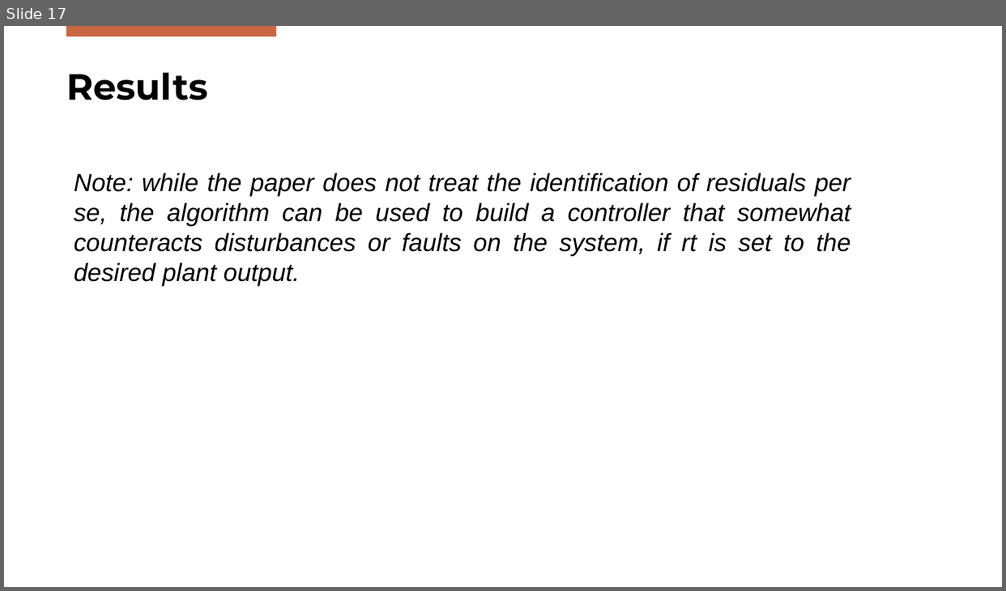
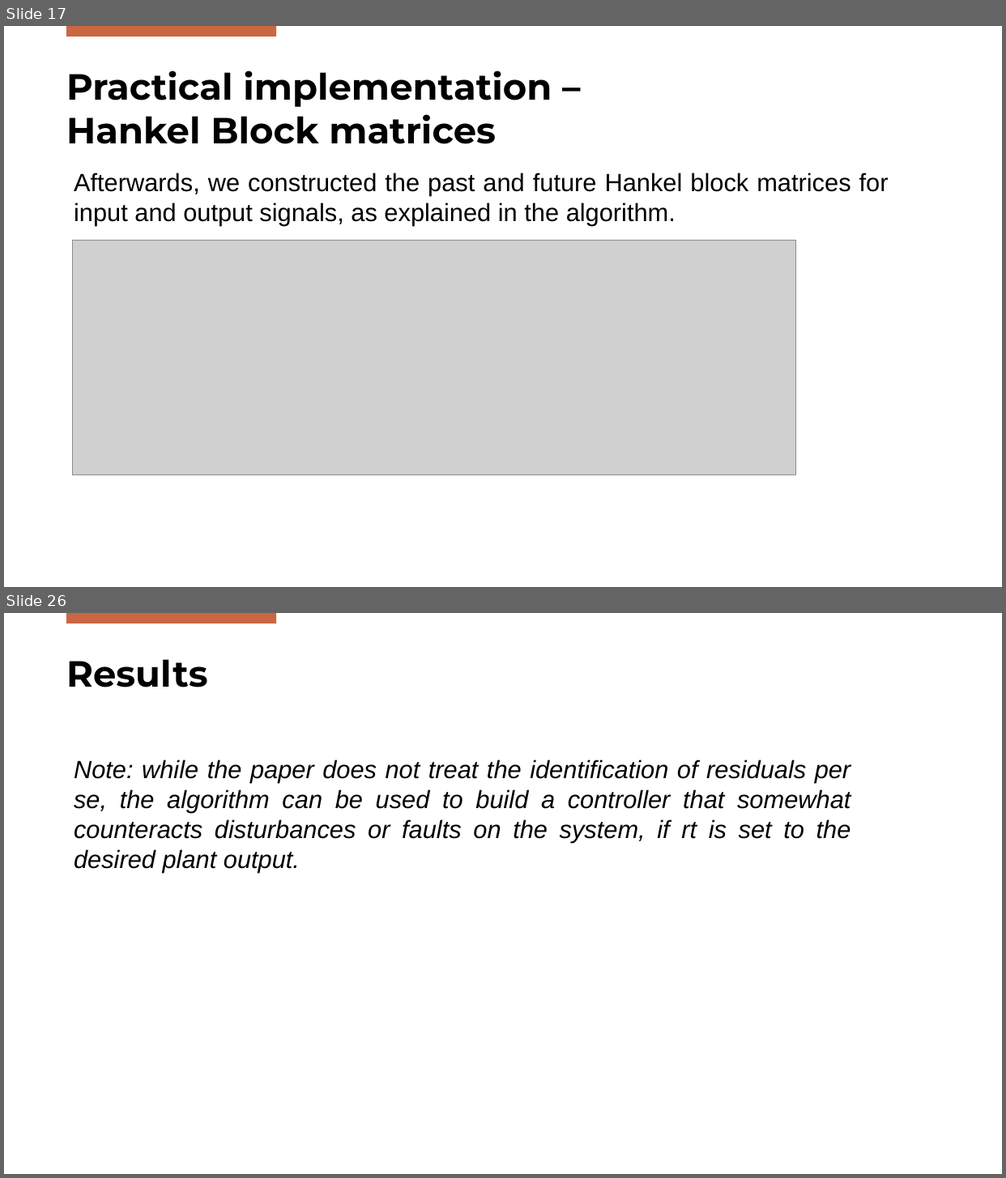
Before and after one commit to Gabriele-Mazzoleni/Progetto_ALES_aa_2025_2026, a slide deck: SPC_Presentation.pptx. Shown one above the other, each under a label of ours: slide 17 before the commit, slides 17 and 26 after it; the slides between them are not shown. The pictures are 1006x591 and 1006x1178 pixels, drawn with LibreOffice and Linux fonts; fonts in the diff are those of the drawing; grey boxes stand for pictures; background and template pictures are left out. Boxes give left, top, right and bottom in pixels: in the first picture for what was removed or moved away, otherwise in the second. Text is boxed around its words. In the diff, an @@ line names an element or a change of style, - is before the commit and + after.

```diff
--- a/SPC_Presentation.pptx
+++ b/SPC_Presentation.pptx
@@ slide 17 added at bbox=[4, 26, 1002, 587], background #FFFFFF; not listed: 1 template element that a slide beside it also shows @@
@@ title added at bbox=[66, 71, 552, 144], 35 pt, text #000000, bold @@
+Practical implementation –
+Hankel Block matrices
@@ text added at bbox=[74, 173, 889, 226], 24 pt, text #000000 @@
+Afterwards, we constructed the past and future Hankel block matrices for input and output signals, as explained in the algorithm.
@@ picture added at bbox=[73, 240, 796, 476] @@
@@ what was slide 17 is now slide 26 @@
```
Also in this commit, not shown: 9 other slides added, 1 slide removed, 7 other files.
